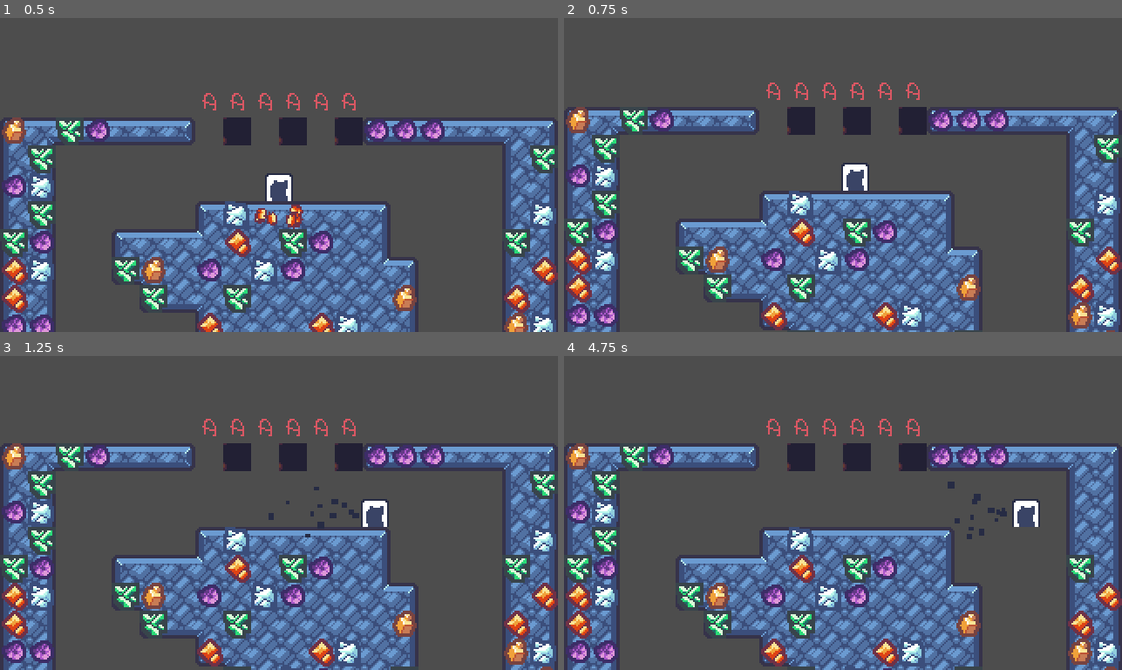
Above: before the commit, frames 1-4 (two rows, left to right).
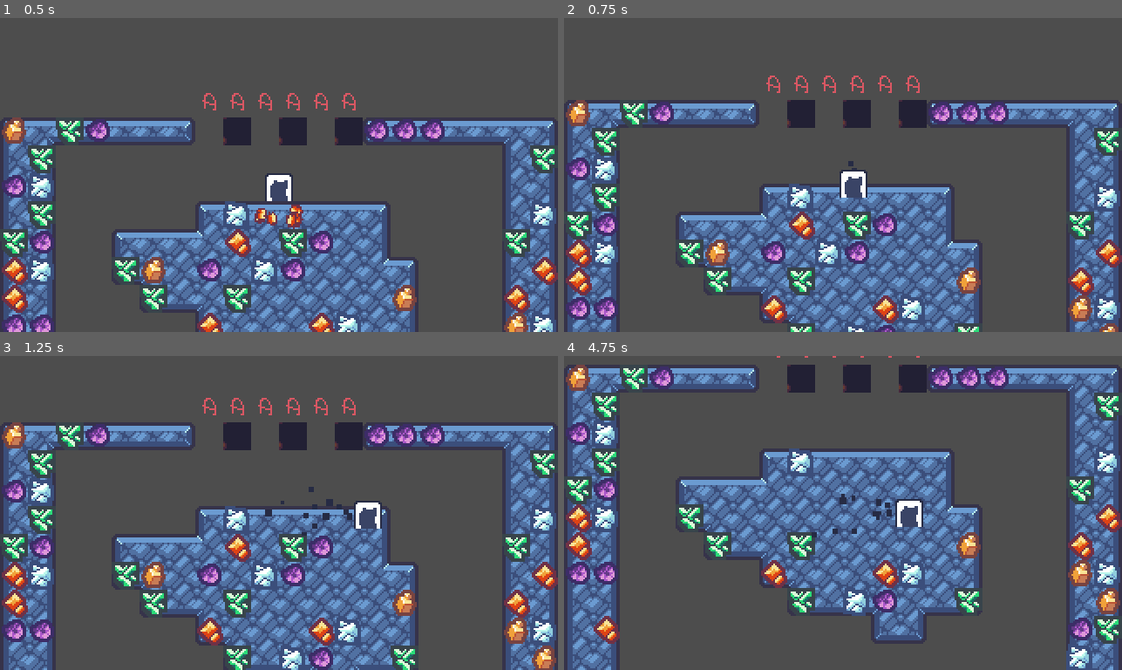
Above: after the commit, the same moments.

Repository: Ninesliced/ludumdare-57
Game: Godot game, scene res://scenes/main.tscn
The game is run twice, just before and just after one commit, with the same random seed, the same clock (stepped at 60 frames per second) and the same inputs. The engine's default icon, where the game draws it, is replaced by a stand-in: a white triangle on a blue panel in a dark square.
Inputs (mouse positions are in pixels of both pictures, inside the frame that each line leads up to):
- Up to frame 1 (0.5 s): no input
- Up to frame 2 (0.75 s): move the mouse to (965, 159) at 0.52 s; hold D (right) from 0.53 s (still down); tap J (burrow) at 0.6 s; click (965, 159) at 0.67 s
- Up to frame 3 (1.25 s): keep holding D (right); tap Space (jump) at 0.77 s
- Up to frame 4 (4.75 s): release D (right) at 1.25 s; drag from (731, 528) to (854, 597) at 1.27 s; move the mouse to (898, 443) at 2.02 s; hold A (left) 2.03-2.75 s; tap J (burrow) at 2.1, 3.6 s; drag from (815, 575) to (575, 513) at 2.77 s; move the mouse to (1010, 560) at 3.52 s; hold D (right) 3.53-4.25 s; tap Space (jump) at 3.77 s; drag from (675, 465) to (575, 513) at 4.27 s

Frame 1 is identical in both runs. In frame 2, 31% of the frame differs, in the area x 0-100%, y 18-100%; in frame 3, 41%; in frame 4, 56%, in the area x 0-100%, y 0-100%.

Commit message:
FIX player burrow

Diff:
--- a/assets/tile_set.tres
+++ b/assets/tile_set.tres
@@ -707,7 +707,8 @@
 scenes/5/scene = ExtResource("8_uic34")
 
 [resource]
-physics_layer_0/collision_layer = 1
+physics_layer_0/collision_layer = 2
+physics_layer_0/collision_mask = 0
 terrain_set_0/mode = 0
 terrain_set_0/terrain_0/name = "terrain"
 terrain_set_0/terrain_0/color = Color(0.5, 0.34375, 0.25, 1)
--- a/project.godot
+++ b/project.godot
@@ -38,6 +38,18 @@
 "events": [Object(InputEventKey,"resource_local_to_scene":false,"resource_name":"","device":-1,"window_id":0,"alt_press …(195 unchanged characters)…
 ]
 }
+up={
+"deadzone": 0.2,
+"events": [Object(InputEventKey,"resource_local_to_scene":false,"resource_name":"","device":-1,"window_id":0,"alt_pressed":false,"shift_pressed":false,"ctrl_pressed":false,"meta_pressed":false,"pressed":false,"keycode":0,"physical_keycode":4194320,"key_label":0,"unicode":0,"location":0,"echo":false,"script":null)
+, Object(InputEventKey,"resource_local_to_scene":false,"resource_name":"","device":-1,"window_id":0,"alt_pressed":false,"shift_pressed":false,"ctrl_pressed":false,"meta_pressed":false,"pressed":false,"keycode":0,"physical_keycode":87,"key_label":0,"unicode":122,"location":0,"echo":false,"script":null)
+]
+}
+down={
+"deadzone": 0.2,
+"events": [Object(InputEventKey,"resource_local_to_scene":false,"resource_name":"","device":-1,"window_id":0,"alt_pressed":false,"shift_pressed":false,"ctrl_pressed":false,"meta_pressed":false,"pressed":false,"keycode":0,"physical_keycode":4194322,"key_label":0,"unicode":0,"location":0,"echo":false,"script":null)
+, Object(InputEventKey,"resource_local_to_scene":false,"resource_name":"","device":-1,"window_id":0,"alt_pressed":false,"shift_pressed":false,"ctrl_pressed":false,"meta_pressed":false,"pressed":false,"keycode":0,"physical_keycode":83,"key_label":0,"unicode":115,"location":0,"echo":false,"script":null)
+]
+}
 right={
 "deadzone": 0.2,
 "events": [Object(InputEventKey,"resource_local_to_scene":false,"resource_name":"","device":-1,"window_id":0,"alt_press …(192 unchanged characters)…
@@ -56,18 +68,6 @@
 , Object(InputEventKey,"resource_local_to_scene":false,"resource_name":"","device":-1,"window_id":0,"alt_pressed":false …(182 unchanged characters)…
 ]
 }
-up={
-"deadzone": 0.2,
-"events": [Object(InputEventKey,"resource_local_to_scene":false,"resource_name":"","device":-1,"window_id":0,"alt_pressed":false,"shift_pressed":false,"ctrl_pressed":false,"meta_pressed":false,"pressed":false,"keycode":0,"physical_keycode":4194320,"key_label":0,"unicode":0,"location":0,"echo":false,"script":null)
-, Object(InputEventKey,"resource_local_to_scene":false,"resource_name":"","device":-1,"window_id":0,"alt_pressed":false,"shift_pressed":false,"ctrl_pressed":false,"meta_pressed":false,"pressed":false,"keycode":0,"physical_keycode":87,"key_label":0,"unicode":122,"location":0,"echo":false,"script":null)
-]
-}
-down={
-"deadzone": 0.2,
-"events": [Object(InputEventKey,"resource_local_to_scene":false,"resource_name":"","device":-1,"window_id":0,"alt_pressed":false,"shift_pressed":false,"ctrl_pressed":false,"meta_pressed":false,"pressed":false,"keycode":0,"physical_keycode":4194322,"key_label":0,"unicode":0,"location":0,"echo":false,"script":null)
-, Object(InputEventKey,"resource_local_to_scene":false,"resource_name":"","device":-1,"window_id":0,"alt_pressed":false,"shift_pressed":false,"ctrl_pressed":false,"meta_pressed":false,"pressed":false,"keycode":0,"physical_keycode":83,"key_label":0,"unicode":115,"location":0,"echo":false,"script":null)
-]
-}
 burrow={
 "deadzone": 0.2,
 "events": [Object(InputEventKey,"resource_local_to_scene":false,"resource_name":"","device":-1,"window_id":0,"alt_press …(192 unchanged characters)…
@@ -82,8 +82,8 @@
 
 [layer_names]
 
-2d_physics/layer_1="Burrowable"
-2d_physics/layer_2="Wall"
+2d_physics/layer_1="Wall"
+2d_physics/layer_2="Burrowable"
 2d_physics/layer_5="Player"
 
 [rendering]
--- a/scenes/entities/player/grounded_detector.gd
+++ b/scenes/entities/player/grounded_detector.gd
@@ -11,6 +11,7 @@
 
 func _on_body_entered(body:Node2D) -> void:
     number_grounded += 1
+    print("number_grounded: ", number_grounded)
     if number_grounded > 0:
         _is_grounded = true
     pass # Replace with function body.
@@ -18,6 +19,7 @@
 
 func _on_body_exited(body:Node2D) -> void:
     number_grounded -= 1
+    print("number_grounded: ", number_grounded)
     if number_grounded <= 0:
         _is_grounded = false
     pass # Replace with function body.
--- a/scenes/entities/player/player.tscn
+++ b/scenes/entities/player/player.tscn
@@ -18,7 +18,7 @@
 size = Vector2(20, 17)
 
 [node name="Player" type="CharacterBody2D"]
-collision_layer = 17
+collision_layer = 16
 collision_mask = 3
 script = ExtResource("1_58kc7")
 
@@ -77,6 +77,7 @@
 
 [node name="GroundedDetector" type="Area2D" parent="."]
 unique_name_in_owner = true
+collision_layer = 0
 collision_mask = 3
 script = ExtResource("9_5sj0x")
 
--- a/scenes/entities/player/states/borrowed.gd
+++ b/scenes/entities/player/states/borrowed.gd
@@ -16,7 +16,7 @@
 
 	apply_direction(player)
 	burrowParticle.emitting = true
-	player.collision_mask = 2
+	player.collision_mask = 1
 	player.velocity = player.velocity_before_collision.normalized() * playerBurrowedComponent.move_speed
 
 	pass
